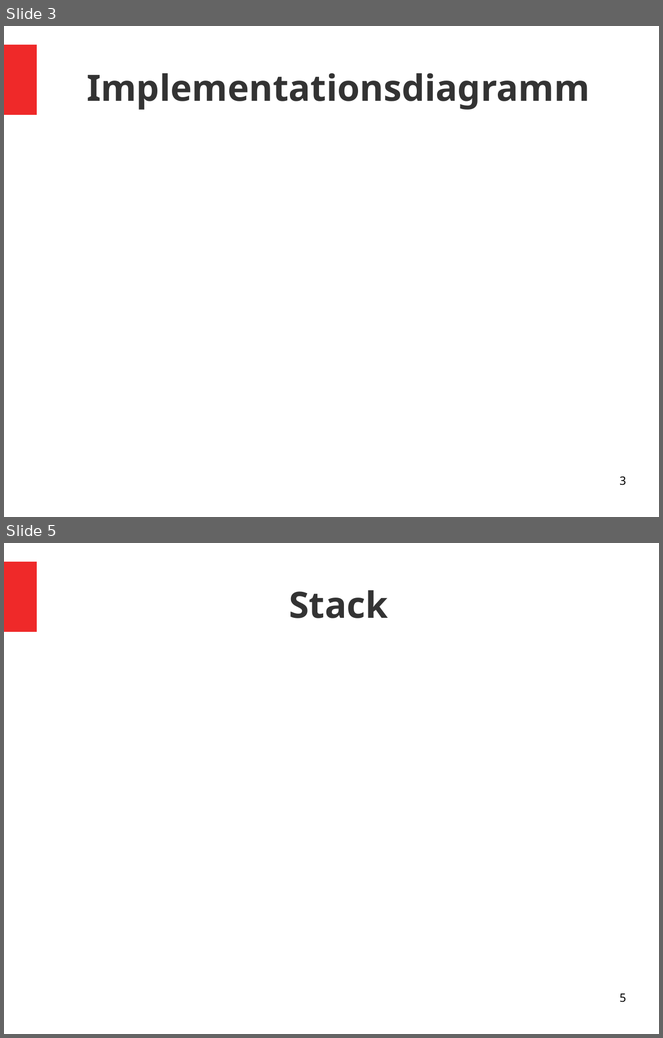
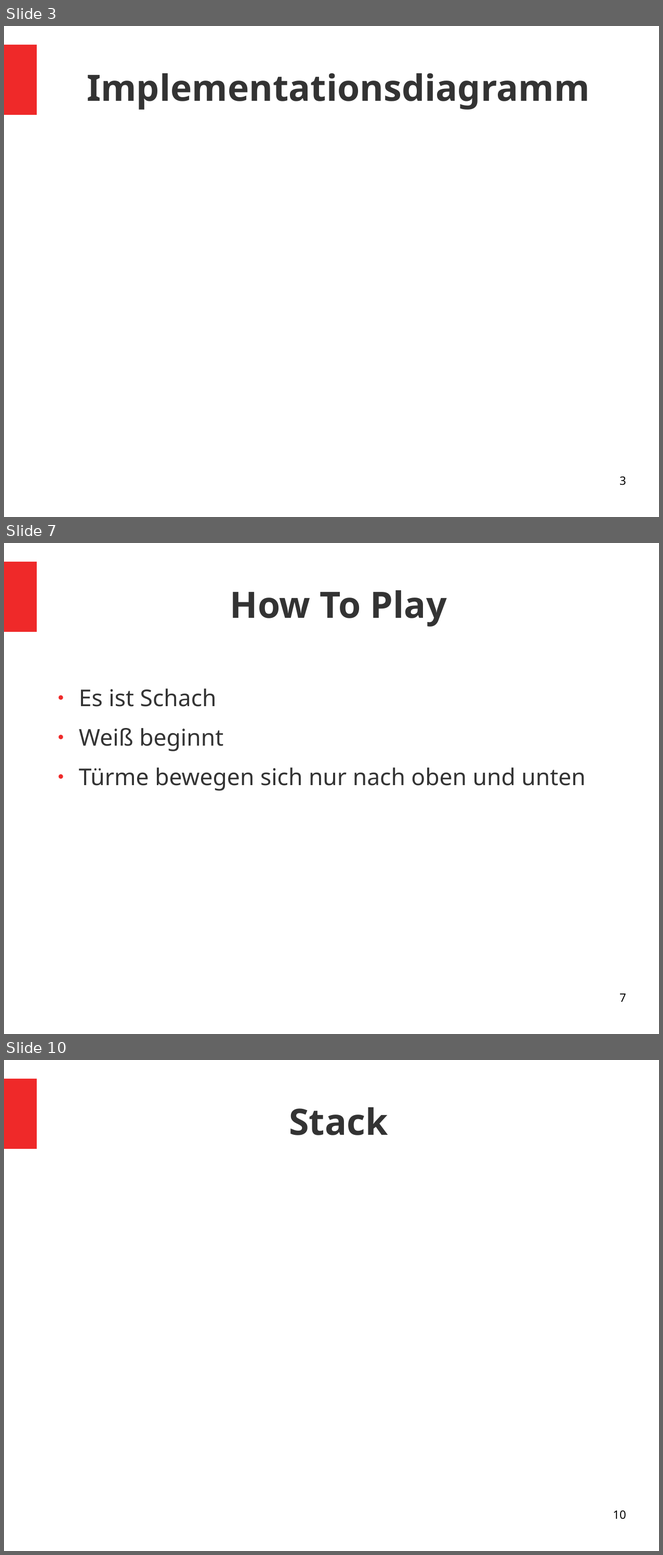
Before and after one commit to HSchipmann/ChessMadnes, a slide deck: ChessMadnes.Pärsentation(unfertig).odp. Shown one above the other, each under a label of ours: slides 3 and 5 before the commit, slides 3, 7 and 10 after it; the slides between them are not shown. The pictures are 663x1038 and 663x1555 pixels, drawn with LibreOffice and Linux fonts; fonts in the diff are those of the drawing. Boxes give left, top, right and bottom in pixels: in the first picture for what was removed or moved away, otherwise in the second. Text is boxed around its words. In the diff, an @@ line names an element or a change of style, - is before the commit and + after.

```diff
--- a/ChessMadnes.Pärsentation(unfertig).odp
+++ b/ChessMadnes.Pärsentation(unfertig).odp
@@ slide 7 added at (4, 543, 659, 1034), background #FFFFFF; not listed: 1 template element that a slide beside it also shows @@
@@ title added at (230, 590, 447, 627), 44 pt, text #333333, bold @@
+How To Play
@@ text added at (79, 689, 585, 791), 28 pt, text #333333 @@
+● Es ist Schach
+● Weiß beginnt
+● Türme bewegen sich nur nach oben und unten
@@ page number added at (620, 994, 626, 1002), 14 pt, text #000000 @@
+7
@@ what was slide 5 is now slide 10 @@
@@ page number at (613, 1511, 626, 1520): text changed @@
-5
+10
```
Also in this commit, not shown: 2 slides changed, 5 other slides added, 1 slide removed.
